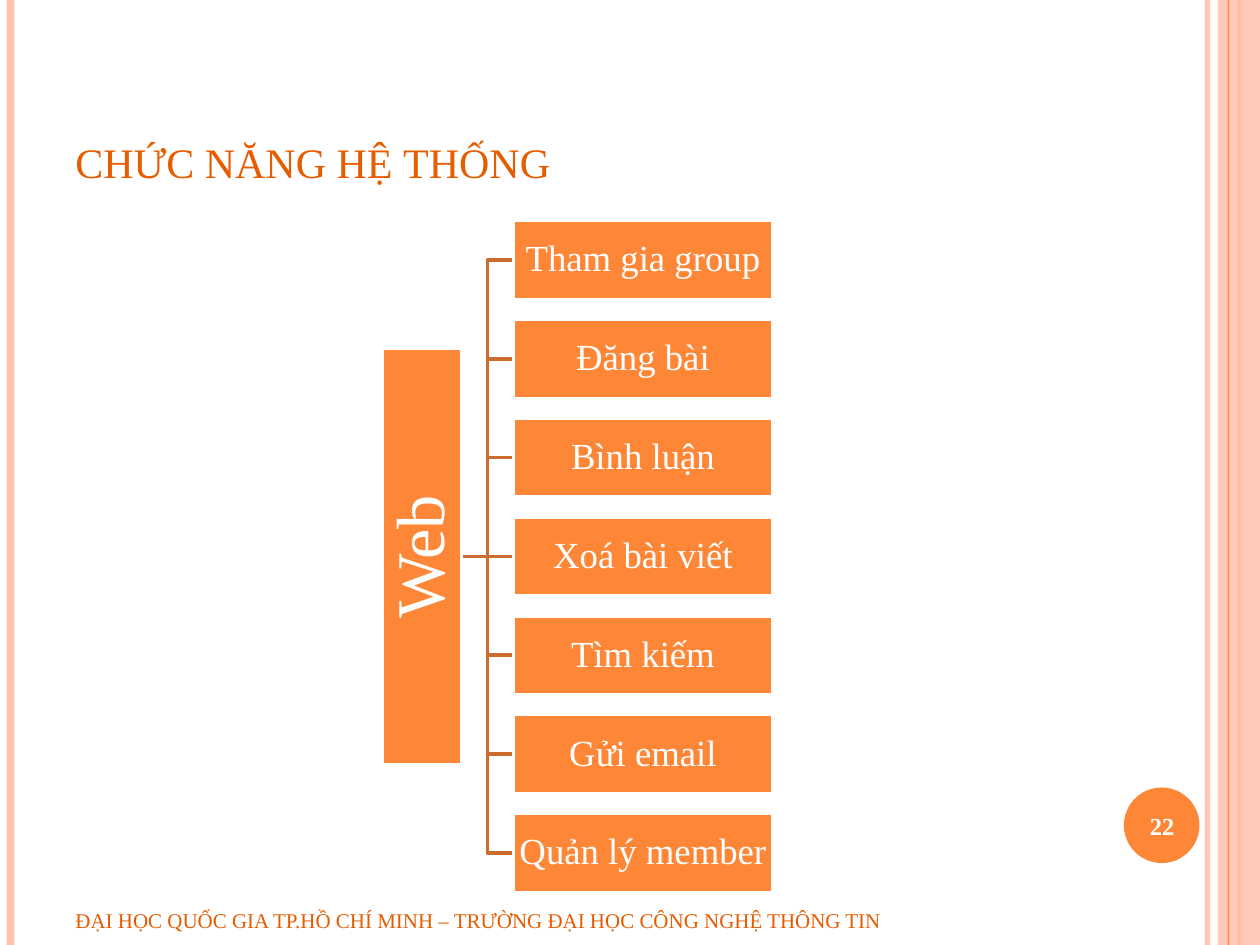
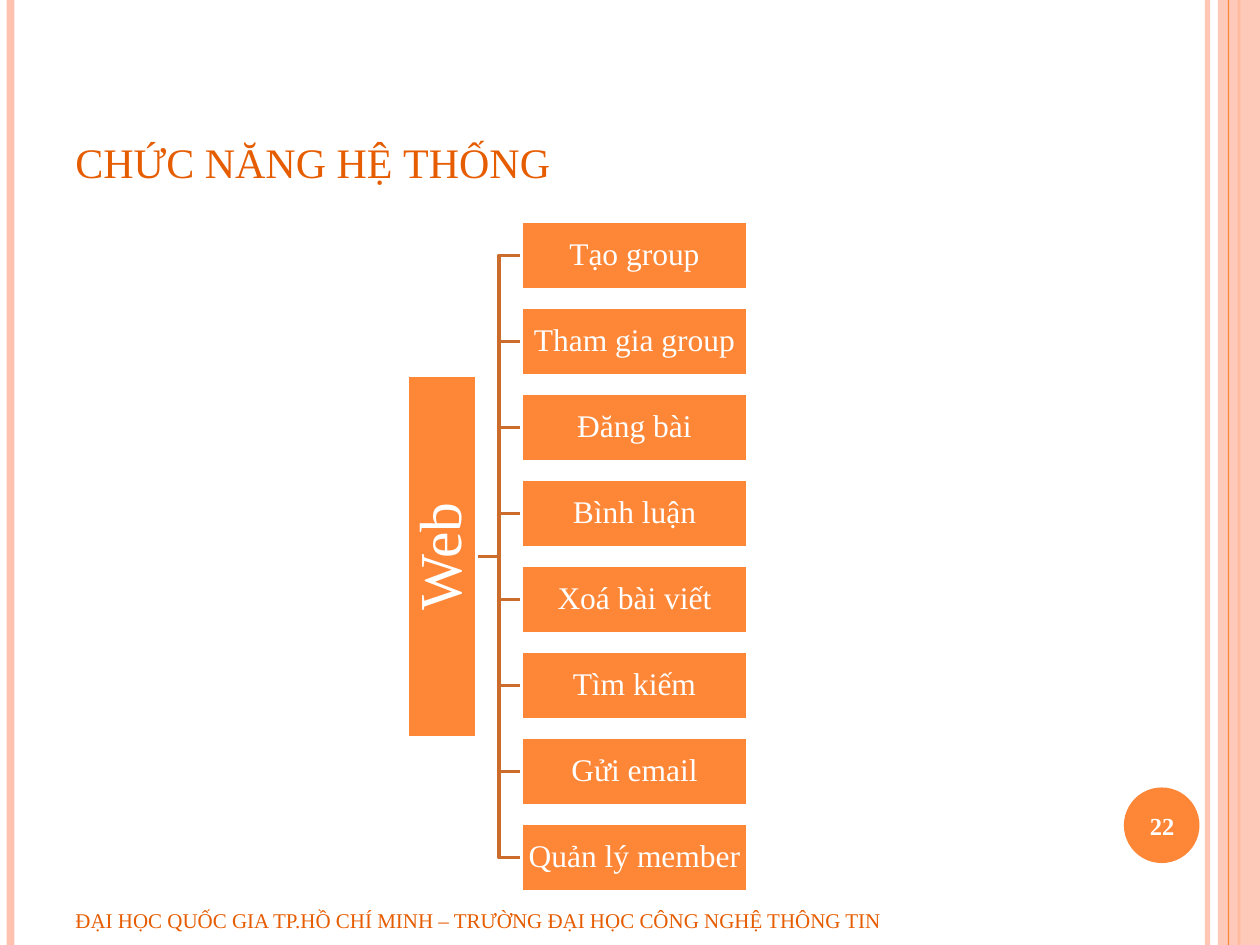
Before and after one commit to geovip/nosqlravendbuit, a slide deck: slide 22 of Document/slide bao cao.pptx. Drawn at 1260x945 pixels with LibreOffice and Linux fonts; fonts in the diff are those of the drawing; background and template pictures are left out. Boxes give left, top, right and bottom in pixels: in the first picture for what was removed or moved away, otherwise in the second. Text is boxed around its words. In the diff, an @@ line names an element or a change of style, - is before the commit and + after.

```diff
--- a/Document/slide bao cao.pptx
+++ b/Document/slide bao cao.pptx
@@ rectangle: place and size @@
-rectangle at box(513, 220, 772, 300)
+rectangle at box(522, 220, 747, 290)
@@ freeform shape: place and size @@
-freeform shape at box(461, 260, 513, 556)
+freeform shape at box(476, 256, 522, 557)
@@ text added at box(569, 244, 699, 272), 18 pt, text #FFFFFF @@
+Tạo group
@@ size 21 to 18 pt; less space between paragraphs in 7 elements at box(529, 845, 740, 874), box(571, 759, 698, 782), box(573, 672, 696, 696), box(558, 586, 711, 610), box(573, 501, 696, 528), box(577, 415, 691, 444), box(534, 329, 734, 358) @@
@@ text "Tham gia group": place and size @@
-text "Tham gia group" at box(526, 245, 760, 279)
+text "Tham gia group" at box(534, 329, 734, 358)
@@ rectangle: place and size @@
-rectangle at box(513, 319, 772, 398)
+rectangle at box(522, 307, 747, 377)
@@ freeform shape: place and size @@
-freeform shape at box(461, 359, 513, 557)
+freeform shape at box(476, 341, 522, 557)
@@ text "Web": place and size @@
-text "Web" at box(383, 507, 459, 614)
+text "Web" at box(408, 513, 474, 607)
@@ text "Web" at box(408, 513, 474, 607): size 39 to 34 pt; less space between paragraphs @@
@@ rectangle: place and size @@
-rectangle at box(382, 348, 462, 764)
+rectangle at box(408, 375, 477, 738)
@@ text "Đăng bài": place and size @@
-text "Đăng bài" at box(576, 344, 710, 378)
+text "Đăng bài" at box(577, 415, 691, 444)
@@ rectangle: place and size @@
-rectangle at box(513, 418, 772, 498)
+rectangle at box(522, 393, 747, 462)
@@ freeform shape: place and size @@
-freeform shape at box(461, 457, 513, 556)
+freeform shape at box(476, 427, 522, 556)
@@ text "Bình luận": place and size @@
-text "Bình luận" at box(571, 443, 715, 475)
+text "Bình luận" at box(573, 501, 696, 528)
@@ rectangle: place and size @@
-rectangle at box(513, 517, 772, 596)
+rectangle at box(522, 479, 747, 548)
@@ freeform shape added at box(476, 514, 522, 557), outline #CB6B2C 2 pt @@
@@ freeform shape: place and size @@
-freeform shape at box(461, 557, 513, 853)
+freeform shape at box(476, 557, 522, 858)
@@ freeform shape: place and size @@
-freeform shape at box(461, 557, 513, 755)
+freeform shape at box(476, 557, 522, 772)
@@ freeform shape: place and size @@
-freeform shape at box(461, 557, 513, 655)
+freeform shape at box(476, 557, 522, 685)
@@ freeform shape: place and size @@
-freeform shape at box(461, 551, 513, 563)
+freeform shape at box(476, 557, 522, 600)
@@ text "Xoá bài viết": place and size @@
-text "Xoá bài viết" at box(553, 541, 733, 569)
+text "Xoá bài viết" at box(558, 586, 711, 610)
@@ rectangle added at box(522, 564, 747, 634), fill #FE8637, outline #FFFFFF 2 pt @@
@@ text "Tìm kiếm": place and size @@
-text "Tìm kiếm" at box(571, 640, 714, 668)
+text "Tìm kiếm" at box(573, 672, 696, 696)
@@ rectangle: place and size @@
-rectangle at box(513, 616, 772, 696)
+rectangle at box(522, 651, 747, 721)
@@ text "Gửi email": place and size @@
-text "Gửi email" at box(569, 740, 716, 767)
+text "Gửi email" at box(571, 759, 698, 782)
@@ rectangle: place and size @@
-rectangle at box(513, 714, 772, 794)
+rectangle at box(522, 737, 747, 806)
@@ text "Quản lý member": place and size @@
-text "Quản lý member" at box(519, 838, 766, 872)
+text "Quản lý member" at box(529, 845, 740, 874)
@@ rectangle: place and size @@
-rectangle at box(513, 814, 772, 893)
+rectangle at box(522, 823, 747, 892)
```
Also in this commit, not shown: 1 other slide changed, 1 slide removed.
